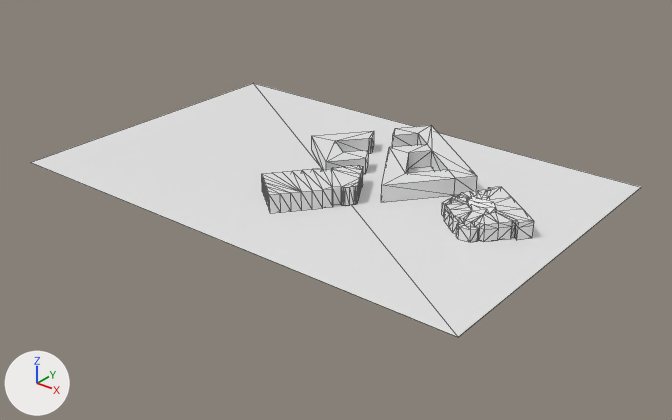
Renders of the Blender file animationsprojekt/blender/Campus.blend from each side of a commit.
Before and after are seen from a 50 mm camera at (37.6, -46.0, 26.0) aimed at (1.3, -0.8, -2.1). Arrows for +X, +Y and +Z are at lower left; the lights stay in place. Mesh edges are drawn as thin lines on the coarser meshes.

In view in the first picture: 'Bauernbib', 'HSZ', 'Infozentrum', 'Numerikinstitut', 'Plane'.
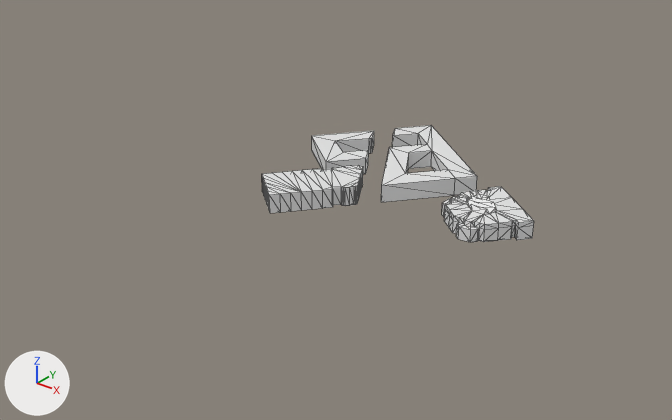
Commit message: Campus hinzugefügt

The change, as a list of edits to the scene's bpy script:
```text
Change me_plane_008:
    where me_plane_008.from_pydata(...)  # 130 vertices, 260 faces, 1 loose edge; spans x -2.35..3.69, y -3.24..2.78, z 0.0..1.5
    used by ob_bauernbib; location = (12.0, 0.56, 0.0)
    me_plane_008 part 1
    67 faces are deleted
    67 new faces join them
Change ob_plane:
    add ob_plane.hide_set(True)
```

Changed parts and their boxes [x1, y1, x2, y2] in the pictures (672 x 420 px; the box of a moved part takes in the faces that stretch with it):
'Plane', hidden: before [31, 83, 641, 337]
part 1 of me_plane_008, moved or reshaped: [459, 190, 513, 229] in both
